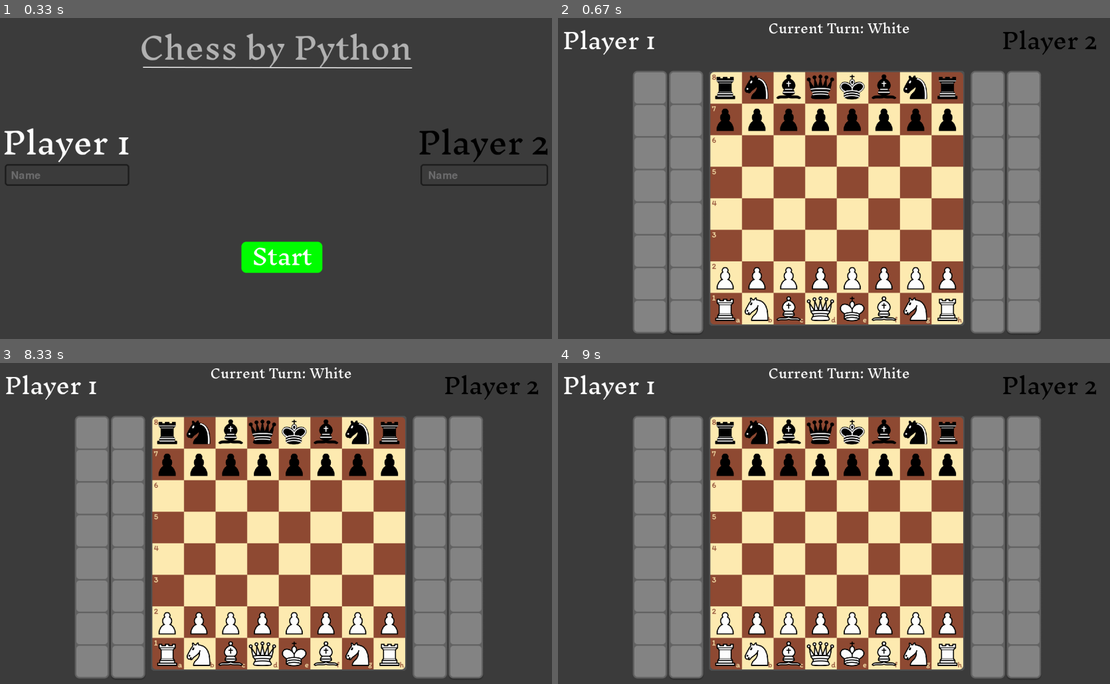
Above: before the commit, frames 1-4 (two rows, left to right).
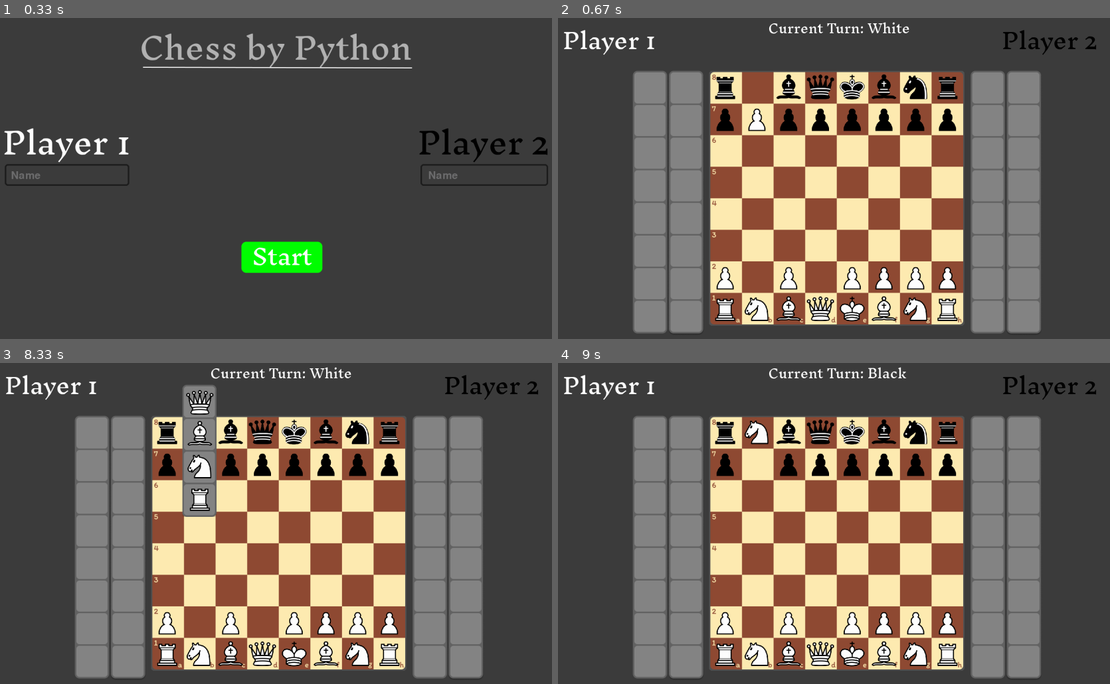
Above: after the commit, the same moments.

Repository: ehsan363/Chess_in_Python
Game: pygame game, started from pygame_interface.py
Same seed, same stepped clock (60 frames per second), same inputs: the game is played once before the commit and once after it.
Inputs (mouse positions are in pixels of both pictures, inside the frame that each line leads up to):
- Up to frame 1 (0.33 s): no input
- Up to frame 2 (0.67 s): press the mouse at (839, 258) at 0.37 s; move the mouse to (745, 255) at 0.47 s; release the mouse at (646, 255) at 0.6 s
- Up to frame 3 (8.33 s): click (391, 651) at 0.72 s; press the mouse at (198, 462) at 8.03 s; move the mouse to (193, 446) at 8.13 s; release the mouse at (193, 427) at 8.27 s
- Up to frame 4 (9 s): press the mouse at (756, 465) at 8.37 s; move the mouse to (872, 478) at 8.47 s; release the mouse at (983, 491) at 8.6 s; press the mouse at (817, 462) at 8.7 s; move the mouse to (795, 510) at 8.8 s; release the mouse at (767, 558) at 8.93 s

Frame 1 is identical in both runs. In frame 2, 0.6% of the frame differs, in the area x 33-50%, y 17-85%; in frame 3, 2.8%, in the area x 32-50%, y 6-85%; in frame 4, 0.8%.

Commit message:
promotion added

Diff:
--- a/main.py
+++ b/main.py
@@ -1,41 +1,74 @@
-table = [['brl', 'bhl', 'bbl', 'bq', 'bk', 'bbr', 'bhr', 'brr'],
-         ['bp0', 'bp1', 'bp2', 'bp3', 'bp4', 'bp5', 'bp6', 'bp7'],
+table = [['brl', '0', 'bbl', 'bq', 'bk', 'bbr', 'bhr', 'brr'],
+         ['bp0', 'wp1', 'bp2', 'bp3', 'bp4', 'bp5', 'bp6', 'bp7'],
          ['0', '0', '0', '0', '0', '0', '0', '0'],
          ['0', '0', '0', '0', '0', '0', '0', '0'],
          ['0', '0', '0', '0', '0', '0', '0', '0'],
          ['0', '0', '0', '0', '0', '0', '0', '0'],
-         ['wp0', 'wp1', 'wp2', 'wp3', 'wp4', 'wp5', 'wp6', 'wp7'],
+         ['wp0', '0', 'wp2', '0', 'wp4', 'wp5', 'wp6', 'wp7'],
          ['wrl', 'whl', 'wbl', 'wq', 'wk', 'wbr', 'whr', 'wrr']]
 one = [1, 1, 1, 1, 1, 1, 1, 1, 1, 1, 1, 1, 1, 1, 1, 1]
 pure = [1, 1, 1, 1, 1, 1]
 c = 1
 
+pos = [['brl'], ['bhl'], ['bbl'], ['bq'], ['bk'], ['bbr'], ['bhr'], ['brr'],
+           ['bp0'], ['bp1'], ['bp2'], ['bp3'], ['bp4'], ['bp5'], ['bp6'], ['bp7'],
+           ['wp0'], ['wp1'], ['wp2'], ['wp3'], ['wp4'], ['wp5'], ['wp6'], ['wp7'],
+           ['wrl'], ['whl'], ['wbl'], ['wq'], ['wk'], ['wbr'], ['whr'], ['wrr']]
+
+def promotion_grid(function = None, oldp = None, newp = None):
+    global pos
+    if oldp != None and newp != None:
+        for i in pos:
+            if i[0] == oldp:
+                i[0] = newp
+    temp_pos = []
+
+    if function == 'reset':
+        for i in pos:
+            if len(i) == 1:
+                temp_pos.append(i)
+            elif len(i) != 1:
+                while len(i) != 1:
+                    i.pop()
+                temp_pos.append(i)
+        return temp_pos
 def promotion(cord_x, cord_y, p):
+    old_piece = table[cord_y][cord_x]
+    pawn_no = old_piece[2]
+
     if table[cord_y][cord_x][0] == 'w':
         if p == 'q':
-            table[cord_y][cord_x] = 'wq'
+            table[cord_y][cord_x] = f'wq{table[cord_y][cord_x][2]}'
+            promotion_grid(function = 'change', oldp = old_piece, newp =f'wq{pawn_no}')
 
         elif p == 'b':
-            table[cord_y][cord_x] = 'wbr'
-
-        elif p == 'k':
-            table[cord_y][cord_x] = 'whr'
+            table[cord_y][cord_x] = f'wbr{table[cord_y][cord_x][2]}'
+            promotion_grid(function = 'change', oldp = old_piece, newp =f'wbr{pawn_no}')
+
+        elif p == 'h':
+            table[cord_y][cord_x] = f'whr{table[cord_y][cord_x][2]}'
+            promotion_grid(function = 'change', oldp = old_piece, newp =f'whr{pawn_no}')
 
         elif p == 'r':
-            table[cord_y][cord_x] = 'wrr'
+            table[cord_y][cord_x] = f'wrr{table[cord_y][cord_x][2]}'
+            promotion_grid(function = 'change', oldp = old_piece, newp =f'wrr{pawn_no}')
 
     elif table[cord_y][cord_x][0] == 'b':
         if p == 'q':
-            table[cord_y][cord_x] = 'bq'
+            table[cord_y][cord_x] = f'bq{table[cord_y][cord_x][2]}'
+            promotion_grid(function = 'change', oldp = old_piece, newp =f'bq{pawn_no}')
 
         elif p == 'b':
-            table[cord_y][cord_x] = 'bbr'
+            table[cord_y][cord_x] = f'bbr{table[cord_y][cord_x][2]}'
+            promotion_grid(function = 'change', oldp = old_piece, newp =f'bbr{pawn_no}')
 
         elif p == 'k':
-            table[cord_y][cord_x] = 'bhr'
+            table[cord_y][cord_x] = f'bhr{table[cord_y][cord_x][2]}'
+            promotion_grid(function = 'change', oldp = old_piece, newp =f'bhr{pawn_no}')
 
         elif p == 'r':
-            table[cord_y][cord_x] = 'brr'
+            table[cord_y][cord_x] = f'brr{table[cord_y][cord_x][2]}'
+            promotion_grid(function = 'change', oldp = old_piece, newp =f'brr{pawn_no}')
 
 
 
@@ -76,10 +109,7 @@
 
 
 def valid_pos(chance):
-    pos = [['brl'], ['bhl'], ['bbl'], ['bq'], ['bk'], ['bbr'], ['bhr'], ['brr'],
-           ['bp0'], ['bp1'], ['bp2'], ['bp3'], ['bp4'], ['bp5'], ['bp6'], ['bp7'],
-           ['wp0'], ['wp1'], ['wp2'], ['wp3'], ['wp4'], ['wp5'], ['wp6'], ['wp7'],
-           ['wrl'], ['whl'], ['wbl'], ['wq'], ['wk'], ['wbr'], ['whr'], ['wrr']]
+    pos = promotion_grid('reset')
     if chance == 'white':
         for i in range(len(table)):
             for j in range(len(table[i])):
@@ -109,7 +139,9 @@
 
                     if table[i][j][1] == 'r':
                         if table[i][j][2] == 'r':
-                            piece = pos[31]
+                            for k in range(len(pos)):
+                                if pos[k][0] == table[i][j]:
+                                    piece = pos[k]
 
                             if i != 7 or j != 7:
                                 pure[5] = 0
@@ -160,7 +192,9 @@
                                                 break
 
                         if table[i][j][2] == 'l':
-                            piece = pos[24]
+                            for k in range(len(pos)):
+                                if pos[k][0] == table[i][j]:
+                                    piece = pos[k]
 
                             if i != 7 or j != 0:
                                 pure[3] = 0
@@ -212,7 +246,11 @@
 
                     if table[i][j][1] == 'h':
                         if table[i][j][2] == 'l':
-                            piece = pos[25]
+
+                            for k in range(len(pos)):
+                                if pos[k][0] == table[i][j]:
+                                    piece = pos[k]
+
                             if i != 0 and i != 1 and j != 0:
                                 if table[i - 2][j - 1][0] != 'w':
                                     piece.append((j - 1, i - 2))
@@ -239,7 +277,9 @@
                                     piece.append((j - 2, i + 1))
 
                         elif table[i][j][2] == 'r':
-                            piece = pos[30]
+                            for k in range(len(pos)):
+                                if pos[k][0] == table[i][j]:
+                                    piece = pos[k]
 
                             if i != 0 and i != 1 and j != 0:
                                 if table[i - 2][j - 1][0] != 'w':
@@ -268,7 +308,10 @@
 
                     if table[i][j][1] == 'b':
                         if table[i][j][2] == 'l':
-                            piece = pos[26]
+                            for k in range(len(pos)):
+                                if pos[k][0] == table[i][j]:
+                                    piece = pos[k]
+
                             for move in range(4):
 
                                 if move == 0:
@@ -322,7 +365,10 @@
 
 
                         elif table[i][j][2] == 'r':
-                            piece = pos[29]
+                            for k in range(len(pos)):
+                                if pos[k][0] == table[i][j]:
+                                    piece = pos[k]
+
                             for move in range(4):
 
                                 if move == 0:
@@ -374,7 +420,10 @@
                                                 piece.append((j - ul, i - ul))
                                                 break
                     if table[i][j][1] == 'k':
-                        piece = pos[28]
+                        for k in range(len(pos)):
+                            if pos[k][0] == table[i][j]:
+                                piece = pos[k]
+
                         if pure[4] == 1 and pure[5] == 1:
                             if table[i][j + 1] == '0' and table[i][j + 2] == '0':
                                 av1 = 1
@@ -430,7 +479,11 @@
                                 piece.append((j + 1, i))
 
                     if table[i][j][1] == 'q':
-                        piece = pos[27]
+
+                        for k in range(len(pos)):
+                            if pos[k][0] == table[i][j]:
+                                piece = pos[k]
+
                         for move in range(8):
 
                             if move == 0:
@@ -557,7 +610,9 @@
 
                     if table[i][j][1] == 'r':
                         if table[i][j][2] == 'r':
-                            piece = pos[7]
+                            for k in range(len(pos)):
+                                if pos[k][0] == table[i][j]:
+                                    piece = pos[k]
 
                             if i != 0 or j != 7:
                                 pure[0] = 0
@@ -608,7 +663,9 @@
                                                 break
 
                         if table[i][j][2] == 'l':
-                            piece = pos[0]
+                            for k in range(len(pos)):
+                                if pos[k][0] == table[i][j]:
+                                    piece = pos[k]
 
                             if i != 0 or j != 0:
                                 pure[2] = 0
@@ -660,7 +717,11 @@
 
                     if table[i][j][1] == 'h':
                         if table[i][j][2] == 'l':
-                            piece = pos[1]
+
+                            for k in range(len(pos)):
+                                if pos[k][0] == table[i][j]:
+                                    piece = pos[k]
+
                             if i != 0 and i != 1 and j != 0:
                                 if table[i - 2][j - 1][0] != 'b':
                                     piece.append((j - 1, i - 2))
@@ -687,7 +748,9 @@
                                     piece.append((j - 2, i + 1))
 
                         elif table[i][j][2] == 'r':
-                            piece = pos[6]
+                            for k in range(len(pos)):
+                                if pos[k][0] == table[i][j]:
+                                    piece = pos[k]
 
                             if i != 0 and i != 1 and j != 0:
                                 if table[i - 2][j - 1][0] != 'b':
@@ -716,7 +779,11 @@
 
                     if table[i][j][1] == 'b':
                         if table[i][j][2] == 'l':
-                            piece = pos[2]
+
+                            for k in range(len(pos)):
+                                if pos[k][0] == table[i][j]:
+                                    piece = pos[k]
+
                             for move in range(4):
 
                                 if move == 0:
@@ -770,7 +837,11 @@
 
 
                         elif table[i][j][2] == 'r':
-                            piece = pos[5]
+
+                            for k in range(len(pos)):
+                                if pos[k][0] == table[i][j]:
+                                    piece = pos[k]
+
                             for move in range(4):
 
                                 if move == 0:
@@ -824,7 +895,10 @@
 
                     if table[i][j][1] == 'k':
 
-                        piece = pos[4]
+                        for k in range(len(pos)):
+                            if pos[k][0] == table[i][j]:
+                                piece = pos[k]
+
                         if pure[1] == 1 and pure[2] == 1:
                             if table[i][j + 1] == '0' and table[i][j + 2] == '0':
                                 av1 = 1
@@ -880,7 +954,10 @@
                                 piece.append((j + 1, i))
 
                     if table[i][j][1] == 'q':
-                        piece = pos[3]
+                        for k in range(len(pos)):
+                            if pos[k][0] == table[i][j]:
+                                piece = pos[k]
+
                         for move in range(8):
 
                             if move == 0:
--- a/pygame_interface.py
+++ b/pygame_interface.py
@@ -183,37 +183,37 @@
     global state
     state = 'game'
 
-
 def promotion_channel(side, i, j):
+    if j == 0:
+        x_cord = board_x
+
+    elif j == 1:
+        x_cord = board_x + 100
+
+    elif j == 2:
+        x_cord = board_x + 202
+
+    elif j == 3:
+        x_cord = board_x + 305
+
+    elif j == 4:
+        x_cord = board_x + 406
+
+    elif j == 5:
+        x_cord = board_x + 506
+
+    elif j == 6:
+        x_cord = board_x + 608
+
+    elif j == 7:
+        x_cord = board_x + 709
+
+    y_cord = 100 if side == 'w' else 500
+
+    promotion_cords = (x_cord, y_cord)
+    screen.blit(promotiontray, (promotion_cords))
+
     if side == 'w':
-        if j == 0:
-            x_cord = board_x
-
-        elif j == 1:
-            x_cord = board_x + 100
-
-        elif j == 2:
-            x_cord = board_x + 202
-
-        elif j == 3:
-            x_cord = board_x + 305
-
-        elif j == 4:
-            x_cord = board_x + 406
-
-        elif j == 5:
-            x_cord = board_x + 506
-
-        elif j == 6:
-            x_cord = board_x + 608
-
-        elif j == 7:
-            x_cord = board_x + 709
-
-        y_cord = 300
-        promotion_cords = (x_cord, y_cord)
-        screen.blit(promotiontray, (promotion_cords))
-
         queen_rect = pygame.Rect(x_cord + 5, y_cord + 5, 100, 100)
         bishop_rect = pygame.Rect(x_cord + 5, y_cord + 105, 100, 100)
         knight_rect = pygame.Rect(x_cord + 5, y_cord + 210, 100, 100)
@@ -224,38 +224,8 @@
         screen.blit(pieces_img['whl'], knight_rect)
         screen.blit(pieces_img['wrl'], rook_rect)
 
-        pygame.display.update()
-
 
     elif side == 'b':
-        if j == 0:
-            x_cord = board_x
-
-        elif j == 1:
-            x_cord = board_x + 100
-
-        elif j == 2:
-            x_cord = board_x + 202
-
-        elif j == 3:
-            x_cord = board_x + 305
-
-        elif j == 4:
-            x_cord = board_x + 406
-
-        elif j == 5:
-            x_cord = board_x + 506
-
-        elif j == 6:
-            x_cord = board_x + 608
-
-        elif j == 7:
-            x_cord = board_x + 709
-
-        y_cord = 500
-        promotion_cords = (x_cord, y_cord)
-        screen.blit(promotiontray, (promotion_cords))
-
         queen_rect = pygame.Rect(x_cord + 5, y_cord + 315, 100, 100)
         bishop_rect = pygame.Rect(x_cord + 5, y_cord + 210, 100, 100)
         knight_rect = pygame.Rect(x_cord + 5, y_cord + 105, 100, 100)
@@ -266,8 +236,7 @@
         screen.blit(pieces_img['bhl'], knight_rect)
         screen.blit(pieces_img['brl'], rook_rect)
 
-        pygame.display.update()
-
+    pygame.display.update()
     selection = True
     while selection:
         for event in pygame.event.get():
@@ -290,7 +259,7 @@
 
                 elif knight_rect.collidepoint(pos):
                     selection = False
-                    promotion(cord_x=j, cord_y=i, p='k')
+                    promotion(cord_x=j, cord_y=i, p='h')
 
                 elif rook_rect.collidepoint(pos):
                     selection = False
@@ -382,11 +351,11 @@
             for j in range(len(table[i])):
                 if table[i][j] != '0':
                     if chance == 'white':
-                        if table[i][j][1] == 'p' and i == 0:
+                        if table[i][j][:2] == 'wp' and i == 0:
                             promotion_channel(side='w', i=i, j=j)
 
                     elif chance == 'black':
-                        if table[i][j][1] == 'p' and i == 7:
+                        if table[i][j][:2] == 'bp' and i == 7:
                             promotion_channel(side='b', i=i, j=j)
 
         chance = 'black' if chance == 'white' else 'white'
@@ -423,6 +392,9 @@
             if piece_id != '0':
                 if piece_id in pieces_img:
                     pieces.append(Piece((j, i), piece_id, pieces_img[piece_id], chance))
+                elif piece_id[len(piece_id)-1] in list('01234567'):
+                    img_id = piece_id[:-1]
+                    pieces.append(Piece((j, i), piece_id, pieces_img[img_id], chance))
                 else:
                     print(f"Warning: Unknown piece ID '{piece_id}' at position ({j}, {i})")
 
